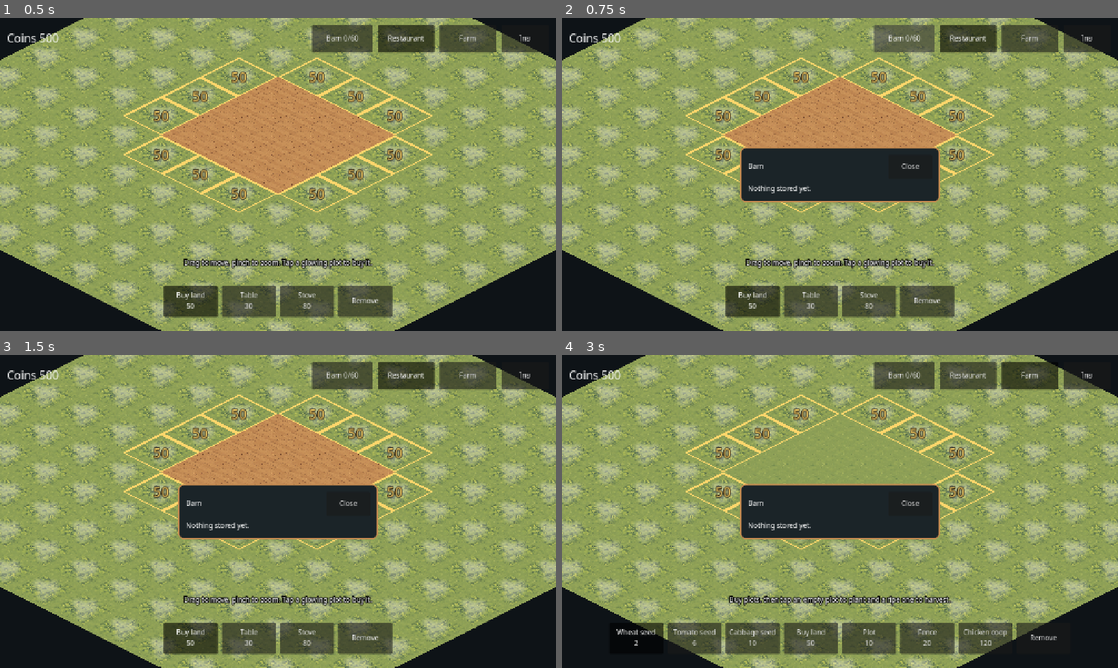
Above: before the commit, frames 1-4 (two rows, left to right).
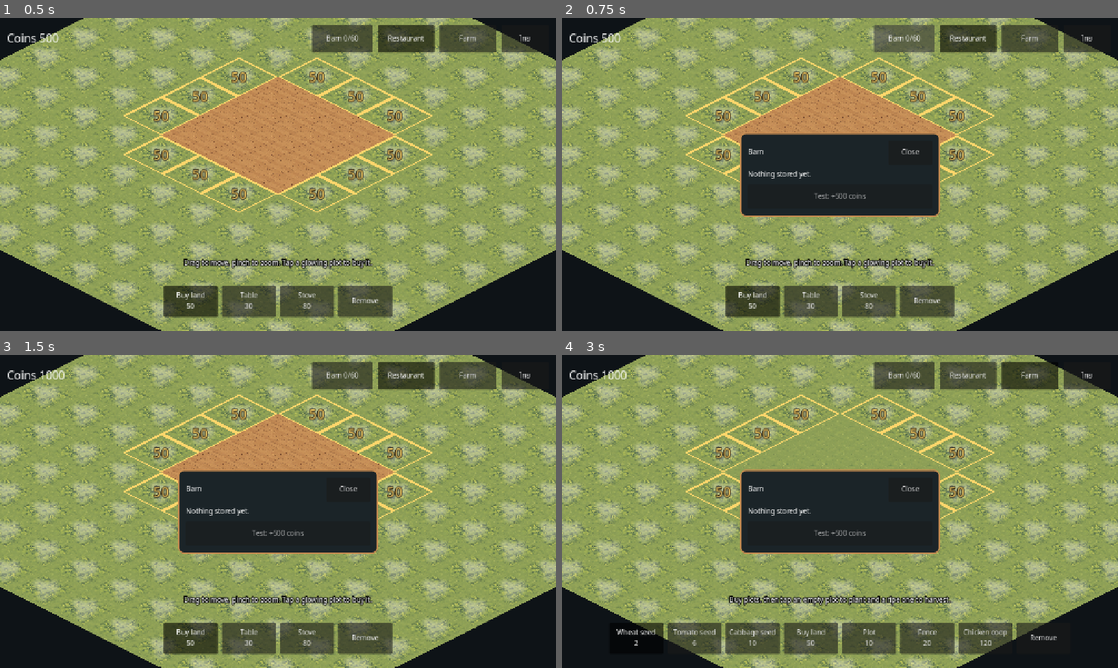
Above: after the commit, the same moments.

Repository: sakagitnat/My-game
Game: Godot game, scene res://scenes/world.tscn
Same seed, same stepped clock (60 frames per second), same inputs: the game is played once before the commit and once after it.
Inputs (mouse positions are in pixels of both pictures, inside the frame that each line leads up to):
- Up to frame 1 (0.5 s): no input
- Up to frame 2 (0.75 s): click "Barn 0/60" at 0.5 s
- Up to frame 3 (1.5 s): click (278, 533) at 1.25 s, where only the run after the commit has a clickable "Test: +500 coins"
- Up to frame 4 (3 s): click "Restaurant" at 2 s; click "Farm" at 2.75 s

Frame 1 is identical in both runs. In frame 2, 4.0% of the frame differs, in the area x 32-68%, y 36-64%; in frame 3, 4.1%; in frame 4, 4.3%, in the area x 7-68%, y 4-64%.

Commit message:
Add test coin grant and prevent a no-money soft lock
A barn-panel button adds 500 coins for testing. When the player has no coins,
nothing to sell and nothing growing, the first plot and a wheat seed are free
so the economy can always restart.

Co-Authored-By: Claude Sonnet 5.5 <noreply@anthropic.com>
Claude-Session: https://claude.ai/code/session_017R2xVMGFyizhgT3oNq3RGh

Diff:
--- a/data/strings.json
+++ b/data/strings.json
@@ -21,6 +21,7 @@
 	"BARN_EMPTY": {"en": "Nothing stored yet.", "th": "ยังไม่มีของในโกดัง"},
 	"BTN_SELL": {"en": "Sell", "th": "ขาย"},
 	"BTN_SELL_ALL": {"en": "Sell all (+%d)", "th": "ขายทั้งหมด (+%d)"},
+	"BTN_TEST_COINS": {"en": "Test: +%d coins", "th": "ทดสอบ: เติม %d เหรียญ"},
 	"BTN_CLOSE": {"en": "Close", "th": "ปิด"},
 	"HINT_START": {"en": "Drag to move, pinch to zoom. Tap a glowing plot to buy it.", "th": "ลากเพื่อเลื่อน บีบนิ้วเพื่อซูม แตะที่ดินที่มีราคาเพื่อซื้อ"},
 	"HINT_FARM": {"en": "Buy plots, then tap an empty plot to plant and a ripe one to harvest.", "th": "ซื้อแปลงปลูก แตะแปลงว่างเพื่อปลูก แตะแปลงที่สุกเพื่อเก็บเกี่ยว"},
--- a/scripts/autoload/game_state.gd
+++ b/scripts/autoload/game_state.gd
@@ -5,6 +5,7 @@
 const SAVE_PATH := "user://salvora.json"
 const START_COINS := 500
 const GRID_SIZE := Vector2i(12, 12)
+const TEST_GRANT := 500
 
 var coins: int = START_COINS
 var language: String = ""
@@ -50,6 +51,23 @@
 	_commit()
 	return "ok"
 
+func _min_seed_cost() -> int:
+	var lowest := 1 << 30
+	for crop in Catalog.CROPS:
+		lowest = mini(lowest, int(Catalog.CROPS[crop].seed))
+	return lowest
+
+func _farm_has(id: String) -> bool:
+	return grid("farm").objects.values().has(id)
+
+# True when the player has no coins, nothing to sell and nothing growing, so no action can ever earn money.
+func is_broke() -> bool:
+	return coins < _min_seed_cost() and inventory.total() == 0 and grid("farm").states.is_empty()
+
+func grant_test_coins() -> void:
+	coins += TEST_GRANT
+	_commit()
+
 func place_object(zone: String, c: Vector2i, id: String) -> String:
 	var def = Catalog.PLACEABLES.get(id)
 	if def == null or def.zone != zone:
@@ -61,9 +79,12 @@
 		return "locked"
 	if g.objects.has(c):
 		return "occupied"
-	if coins < def.cost:
+	var cost: int = def.cost
+	if id == "farm_plot_01" and is_broke() and not _farm_has("farm_plot_01"):
+		cost = 0
+	if coins < cost:
 		return "no_coins"
-	coins -= def.cost
+	coins -= cost
 	g.place(c, id)
 	_commit()
 	return "ok"
@@ -137,6 +158,8 @@
 	if not Catalog.CROPS.has(seed_id):
 		return "invalid"
 	var cost: int = Catalog.CROPS[seed_id].seed
+	if seed_id == "wheat" and is_broke():
+		cost = 0
 	if coins < cost:
 		return "no_coins"
 	coins -= cost
--- a/scripts/world/world.gd
+++ b/scripts/world/world.gd
@@ -212,6 +212,7 @@
 		var empty := Label.new()
 		empty.text = Loc.t("BARN_EMPTY")
 		barn_rows.add_child(empty)
+		barn_rows.add_child(_test_coins_button())
 		return
 	var worth := 0
 	for item in inv.items:
@@ -232,6 +233,15 @@
 	all.custom_minimum_size = Vector2(0, 64)
 	all.pressed.connect(_sell_everything)
 	barn_rows.add_child(all)
+	barn_rows.add_child(_test_coins_button())
+
+func _test_coins_button() -> Button:
+	var b := Button.new()
+	b.text = Loc.t("BTN_TEST_COINS") % GameState.TEST_GRANT
+	b.custom_minimum_size = Vector2(0, 56)
+	b.modulate = Color(1, 1, 1, 0.75)
+	b.pressed.connect(GameState.grant_test_coins)
+	return b
 
 func _sell_item(item: String) -> void:
 	var earned := GameState.sell(item, GameState.inventory.count(item))
--- a/tests/phase2.gd
+++ b/tests/phase2.gd
@@ -112,6 +112,27 @@
 	gs.reset()
 	check(gs.load_game() and gs.coins == 77 and gs.progress("farm", Vector2i(4, 4)) == -1.0, "old save loads")
 
+	# Never soft-lock: with no coins, nothing to sell and nothing growing, the player can still start over
+	gs.reset()
+	gs.autosave = false
+	gs.coins = 0
+	check(gs.is_broke(), "broke when nothing can earn money")
+	check(gs.place_object("farm", plot, "farm_plot_01") == "ok" and gs.coins == 0, "first plot is free when broke")
+	check(gs.interact("farm", plot, "tomato") == "no_coins", "only wheat is free")
+	check(gs.interact("farm", plot, "wheat") == "planted" and gs.coins == 0, "free wheat when broke")
+	check(not gs.is_broke(), "growing crop means not broke")
+	gs.coins = 0
+	check(gs.place_object("farm", plot2, "farm_plot_01") == "no_coins", "second plot is not free")
+	gs.clock_override = 99999.0
+	gs.interact("farm", plot, "wheat")
+	check(gs.inventory.count("wheat") == 1 and not gs.is_broke(), "harvest gives sellable item")
+	gs.coins = 3
+	check(not gs.is_broke(), "enough coins for a seed is not broke")
+	var before_grant: int = gs.coins
+	gs.grant_test_coins()
+	check(gs.coins == before_grant + gs.TEST_GRANT, "test grant adds coins")
+	gs.clock_override = 1000.0
+
 	# Every string the farm uses exists in both languages
 	var parsed = JSON.parse_string(FileAccess.get_file_as_string(loc.STRINGS_PATH))
 	var names: Array = []
@@ -148,6 +169,8 @@
 	check(gs.inventory.count("wheat") == 1, "tap harvests")
 	world._toggle_barn()
 	check(world.barn_panel.visible and world.barn_rows.get_child_count() >= 2, "barn panel lists items")
+	var last: Node = world.barn_rows.get_child(world.barn_rows.get_child_count() - 1)
+	check(last is Button and last.text.contains("500"), "barn has the test coins button")
 	var coins_before: int = gs.coins
 	world._sell_everything()
 	check(gs.coins == coins_before + 4 and gs.inventory.total() == 0, "barn sells everything")
